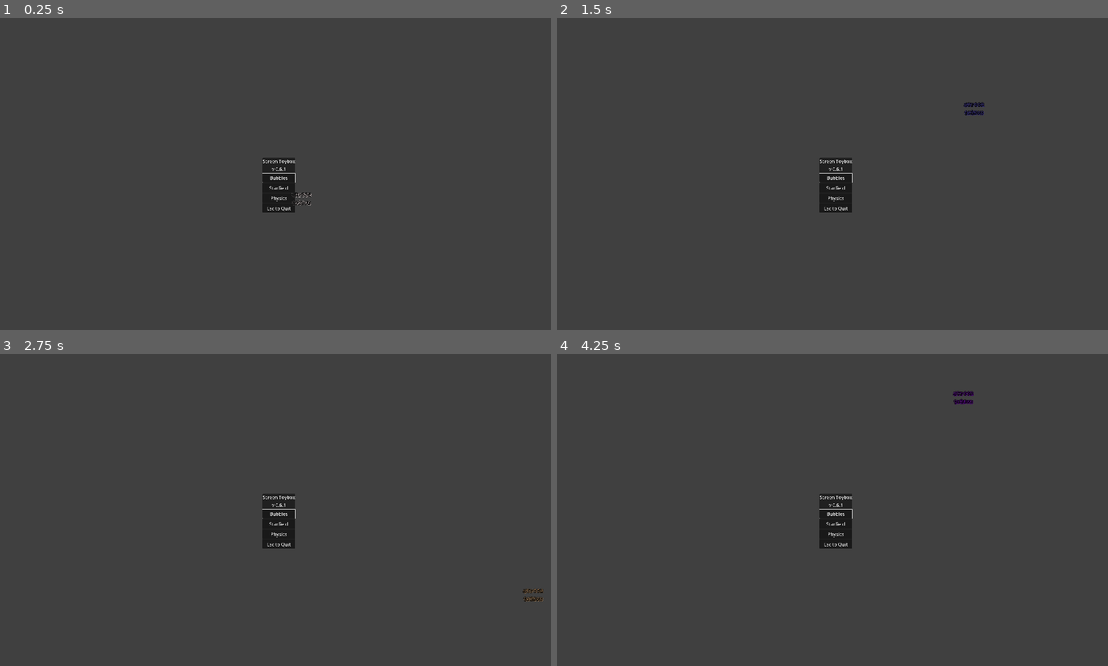
Above: before the commit, frames 1-4 (two rows, left to right).
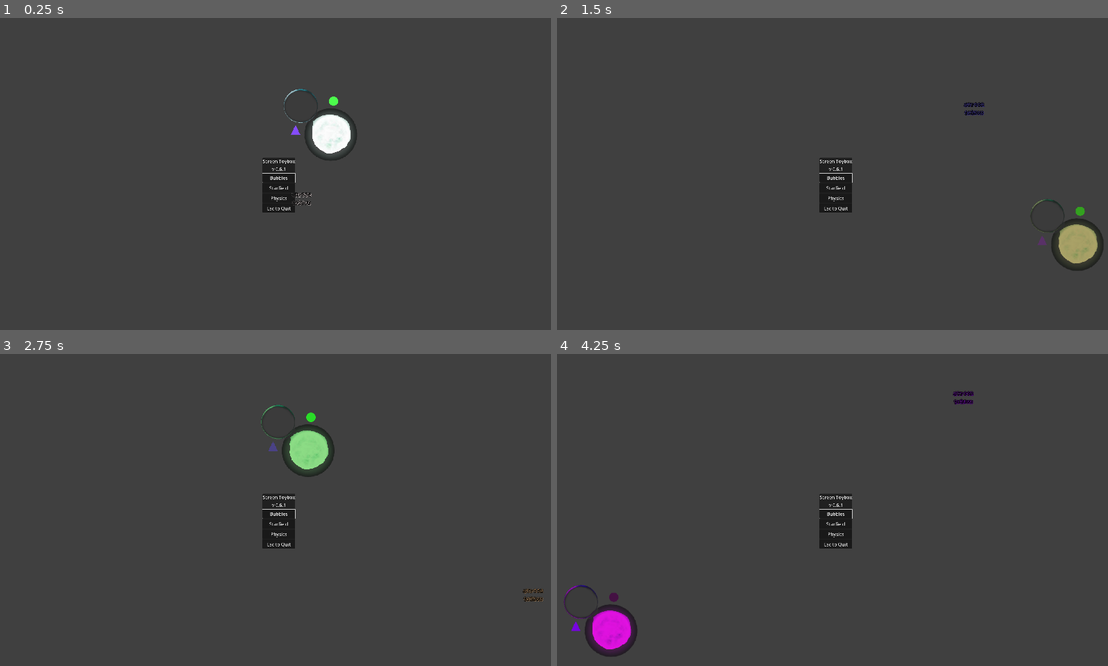
Above: after the commit, the same moments.

Repository: KaizNike/screen-toybox
Game: Godot game, scene res://src/Scenes/selectionScene.tscn
Two runs of this game, one before a commit and one after it. Both use one fixed random seed, a clock stepped at 60 frames per second and the inputs below.
Inputs:
- Up to frame 1 (0.25 s): no input
- Up to frame 2 (1.5 s): click "Bubbles" at 0.5 s; click "Starfield" at 1.25 s
- Up to frame 3 (2.75 s): click "Physics" at 2 s
- Up to frame 4 (4.25 s): click "Bubbles" at 2.75 s; click "Starfield" at 3.5 s

The runs differ from the first frame. In frame 1, 0.9% of the frame differs, in the area x 51-65%, y 22-46%; in frame 2, 1.1%; in frame 3, 1.1%; in frame 4, 1.4%, in the area x 1-15%, y 73-98%.

Commit message:
Version plus Bouncing Icon.

Diff:
--- a/Source Files/Fullscreen Toybox/project.godot
+++ b/Source Files/Fullscreen Toybox/project.godot
@@ -12,6 +12,7 @@
 
 config/name="Screen Toybox"
 config/description="A fun way to mess around."
+config/version="0.6.1"
 run/main_scene="res://src/Scenes/selectionScene.tscn"
 config/features=PackedStringArray("4.4")
 config/icon="res://Assets/toyboxIcon.png"
--- a/Source Files/Fullscreen Toybox/src/Scenes/selectionScene.tscn
+++ b/Source Files/Fullscreen Toybox/src/Scenes/selectionScene.tscn
@@ -8,6 +8,8 @@
 [ext_resource type="Script" uid="uid://bsrptb5lhq788" path="res://src/Scenes/sub_viewport.gd" id="6_lxs7n"]
 [ext_resource type="Script" uid="uid://dvwr2x85rf5g2" path="res://src/Scenes/window.gd" id="7_grhwu"]
 [ext_resource type="Script" uid="uid://orki205s5le5" path="res://src/Scenes/node_2d.gd" id="7_mj5vh"]
+[ext_resource type="Texture2D" uid="uid://bxnjm3jxtxkrj" path="res://Assets/toyboxIcon.png" id="9_56cm4"]
+[ext_resource type="Script" uid="uid://cyn1eeh3pr46h" path="res://src/Scenes/texture_rect.gd" id="10_ne61e"]
 
 [sub_resource type="FontFile" id="1"]
 fallbacks = Array[Font]([ExtResource("3")])
@@ -88,3 +90,18 @@
 size = Vector2i(1920, 1080)
 render_target_update_mode = 4
 script = ExtResource("6_lxs7n")
+
+[node name="TextureRect" type="TextureRect" parent="."]
+anchors_preset = 8
+anchor_left = 0.5
+anchor_top = 0.5
+anchor_right = 0.5
+anchor_bottom = 0.5
+offset_left = -20.0
+offset_top = -20.0
+offset_right = 20.0
+offset_bottom = 20.0
+grow_horizontal = 2
+grow_vertical = 2
+texture = ExtResource("9_56cm4")
+script = ExtResource("10_ne61e")
--- /dev/null
+++ b/Source Files/Fullscreen Toybox/src/Scenes/texture_rect.gd
@@ -0,0 +1,39 @@
+extends TextureRect
+
+var dir = Vector2()
+var speed = 15
+
+func _ready():
+	get_tree().get_root().connect("size_changed", Callable(self, "reset_pos"))
+	randomize()
+	dir = Vector2(randf_range(-1, 1), randf_range(-1,1))
+
+# Called every frame. 'delta' is the elapsed time since the previous frame.
+func _process(delta):
+	if self.position.y + self.size.y > get_window().size.y:
+		_invert_dir("up")
+	elif self.position.y < 0:
+		_invert_dir("down")
+	if self.position.x + self.size.x > get_window().size.x:
+		_invert_dir("left")
+	elif self.position.x < 0 - DisplayServer.screen_get_size(1).x:
+		_invert_dir("right")
+	self.position += dir * speed
+
+func _invert_dir(direction):
+	if direction == "up":
+		dir.y *= -1
+	elif direction == "down":
+		dir.y *= -1
+	elif direction == "left":
+		dir.x *= -1
+	elif direction == "right":
+		dir.x *= -1
+	_randomize_colors()
+
+func _randomize_colors():
+	self.modulate = Color(randf_range(0, 1), randf_range(0, 1), randf_range(0, 1))
+
+func reset_pos():
+	position.x = get_window().size.x / 2
+	position.y = get_window().size.y / 2
Not shown: 1 places in Source Files/Fullscreen Toybox/src/Scenes/selectionScene.tscn that only renumber resources
Not shown, added: Source Files/Fullscreen Toybox/src/Scenes/texture_rect.gd.uid
Not shown, changed: Version Log.txt
